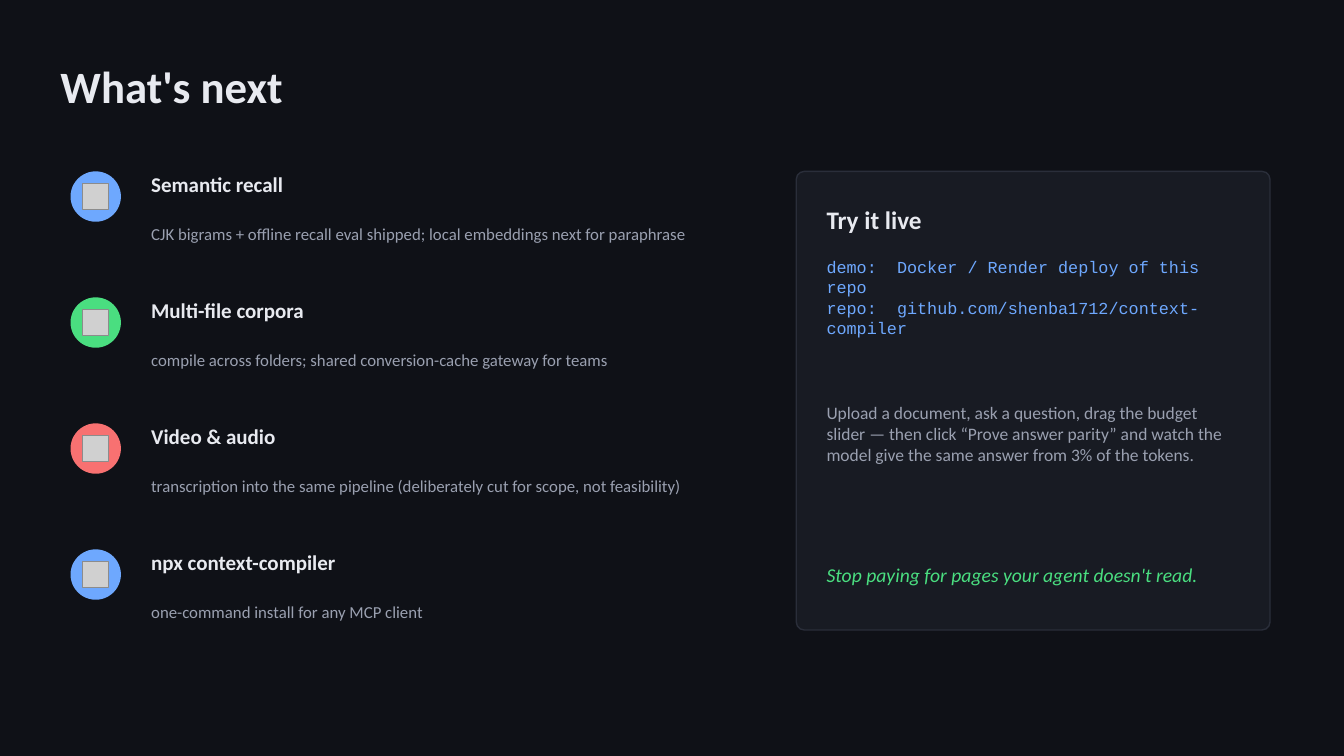
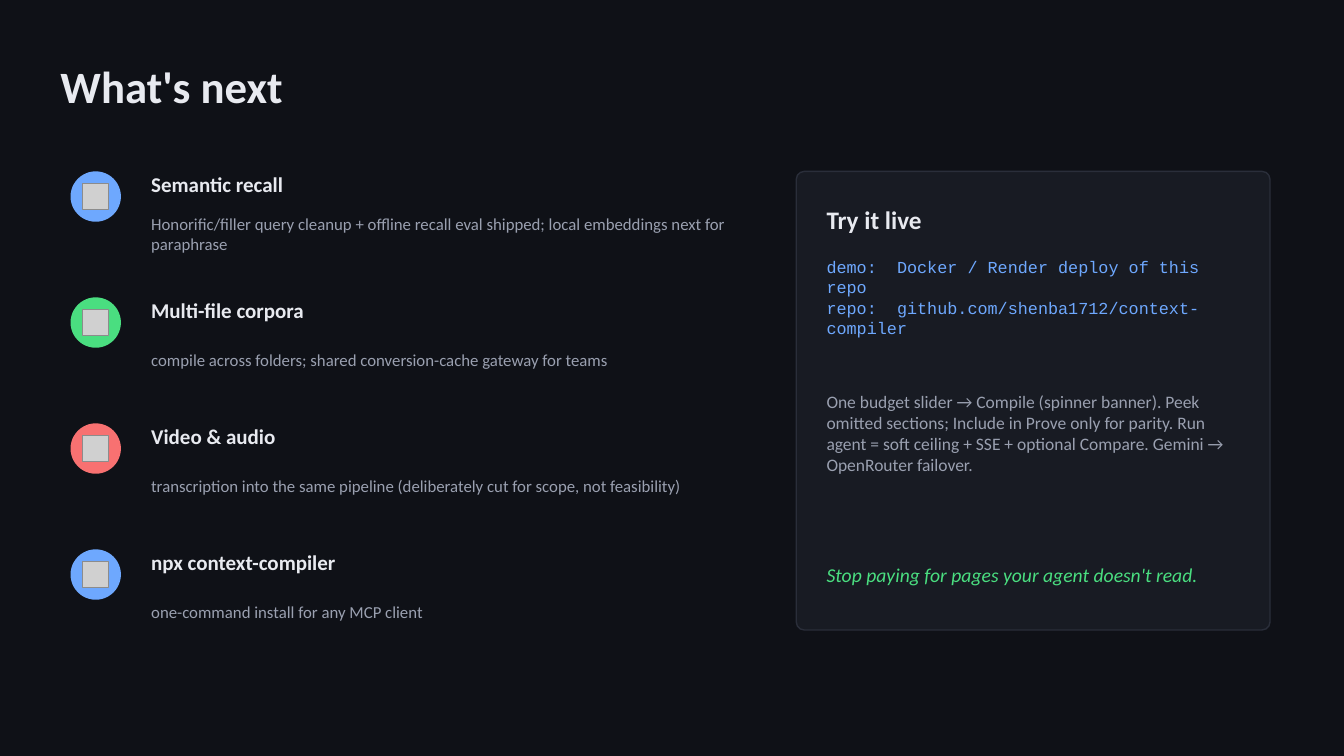
Before and after one commit to shenba1712/context-compiler, a slide deck: slide 6 of pitch/context-compiler-pitch.pptx. Drawn at 1344x756 pixels with LibreOffice and Linux fonts; fonts in the diff are those of the drawing; grey boxes stand for pictures. Boxes give left, top, right and bottom in pixels: in the first picture for what was removed or moved away, otherwise in the second. Text is boxed around its words. In the diff, an @@ line names an element or a change of style, - is before the commit and + after.

```diff
--- a/pitch/context-compiler-pitch.pptx
+++ b/pitch/context-compiler-pitch.pptx
@@ text at (151, 218, 724, 253): text changed @@
-CJK bigrams + offline recall eval shipped; local embeddings next for paraphrase
+Honorific/filler query cleanup + offline recall eval shipped; local embeddings next for paraphrase
@@ text at (827, 395, 1205, 474): text changed @@
-Upload a document, ask a question, drag the budget slider — then click “Prove answer parity” and watch the model give the same answer from 3% of the tokens.
+One budget slider → Compile (spinner banner). Peek omitted sections; Include in Prove only for parity. Run agent = soft ceiling + SSE + optional Compare. Gemini → OpenRouter failover.
```
Also in this commit, not shown: 4 other slides changed, 3 other files.
